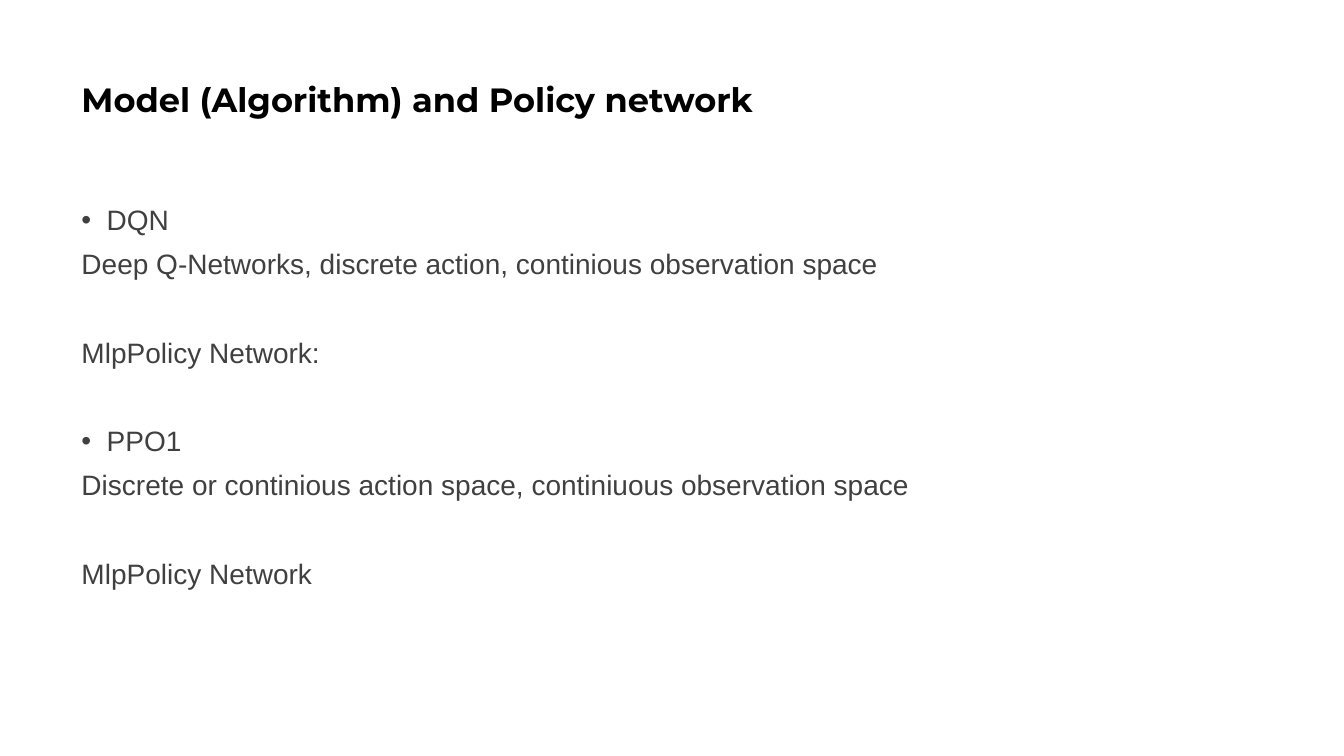
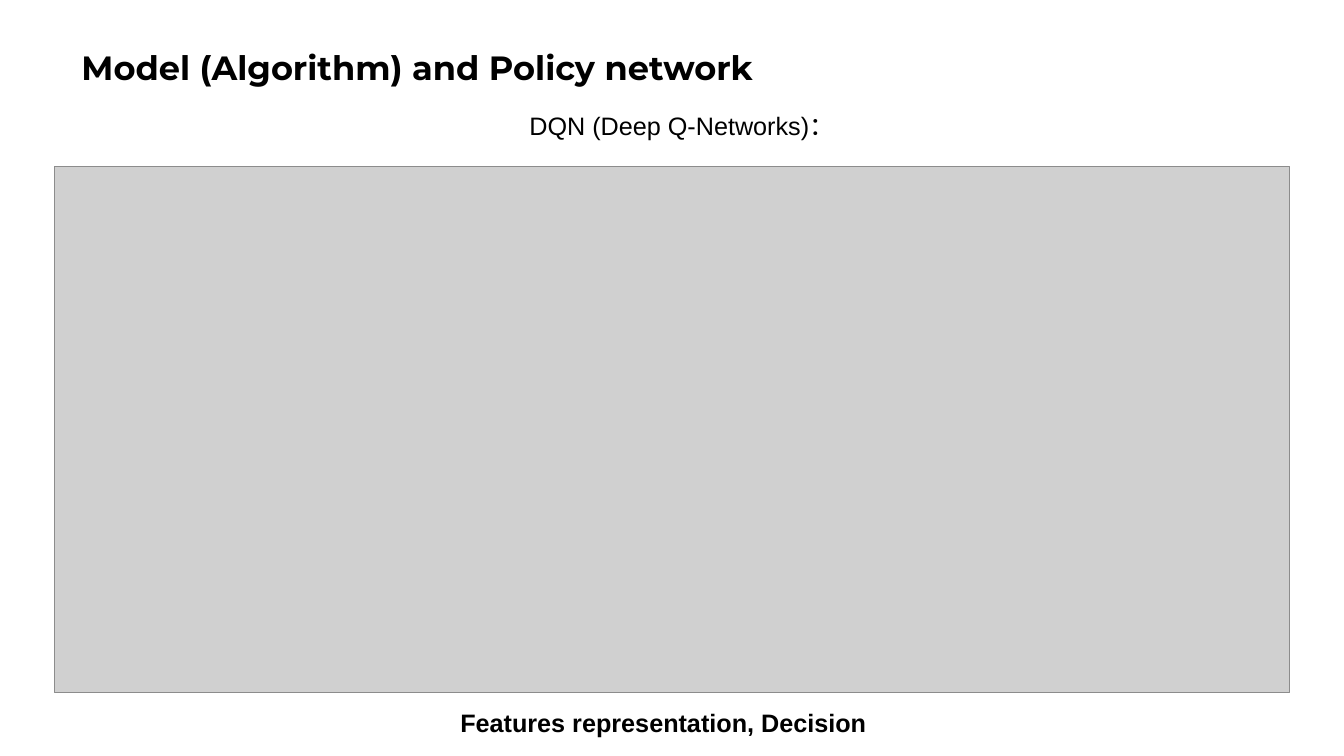
Before and after one commit to YueNing/summary_thesis, a slide deck: slide 2 of summary-2020-10a11/report.pptx (slide 4 before the commit). Drawn at 1344x756 pixels with LibreOffice and Linux fonts; fonts in the diff are those of the drawing; grey boxes stand for pictures; background and template pictures are left out. Boxes give left, top, right and bottom in pixels: in the first picture for what was removed or moved away, otherwise in the second. Text is boxed around its words. In the diff, an @@ line names an element or a change of style, - is before the commit and + after.

```diff
--- a/summary-2020-10a11/report.pptx
+++ b/summary-2020-10a11/report.pptx
@@ title "Model (Algorithm) and Policy network": place and size @@
-title "Model (Algorithm) and Policy network" at (81, 85, 753, 119)
+title "Model (Algorithm) and Policy network" at (81, 53, 753, 87)
@@ text added at (529, 116, 835, 141), 18 pt, text #000000 @@
+DQN (Deep Q-Networks)：
@@ picture added at (54, 166, 1290, 693) @@
@@ text removed at (81, 210, 909, 589) @@
-• DQN
-Deep Q-Networks, discrete action, continious observation space
-MlpPolicy Network:
-• PPO1
-Discrete or continious action space, continiuous observation space
-MlpPolicy Network
@@ text added at (460, 713, 866, 738), 18 pt, text #000000, bold @@
+Features representation, Decision
```
Also in this commit, not shown: 7 other slides changed, 2 slides added, 2 slides removed, 6 other files.
